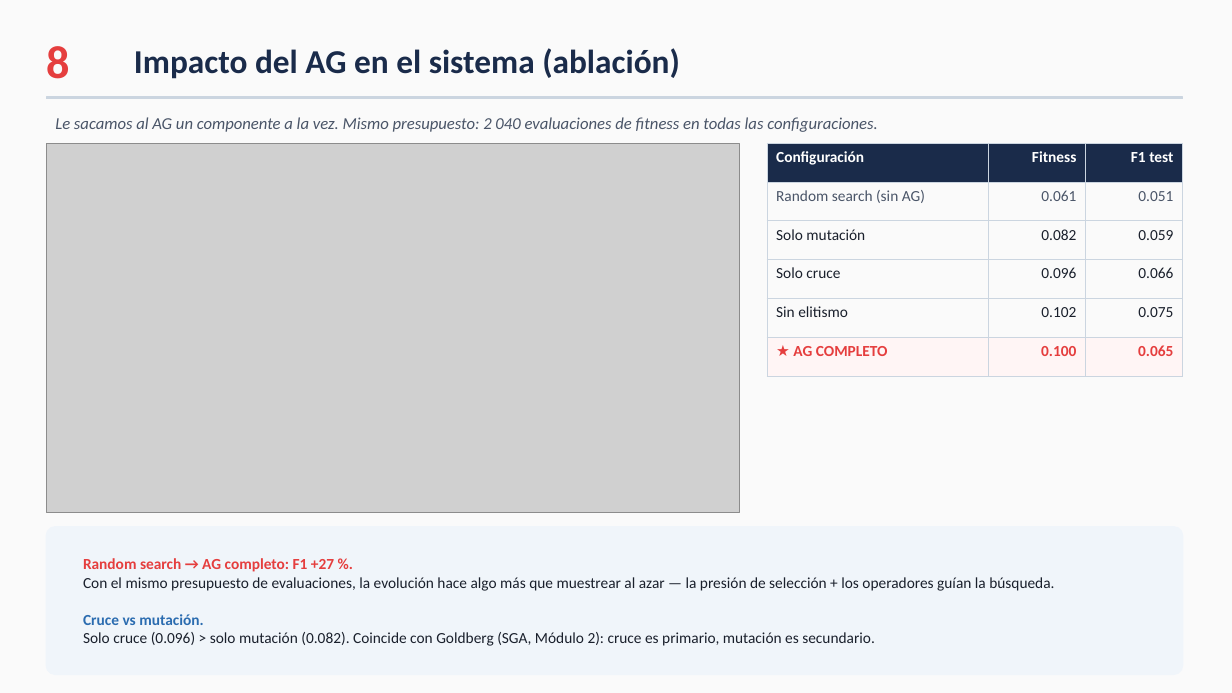
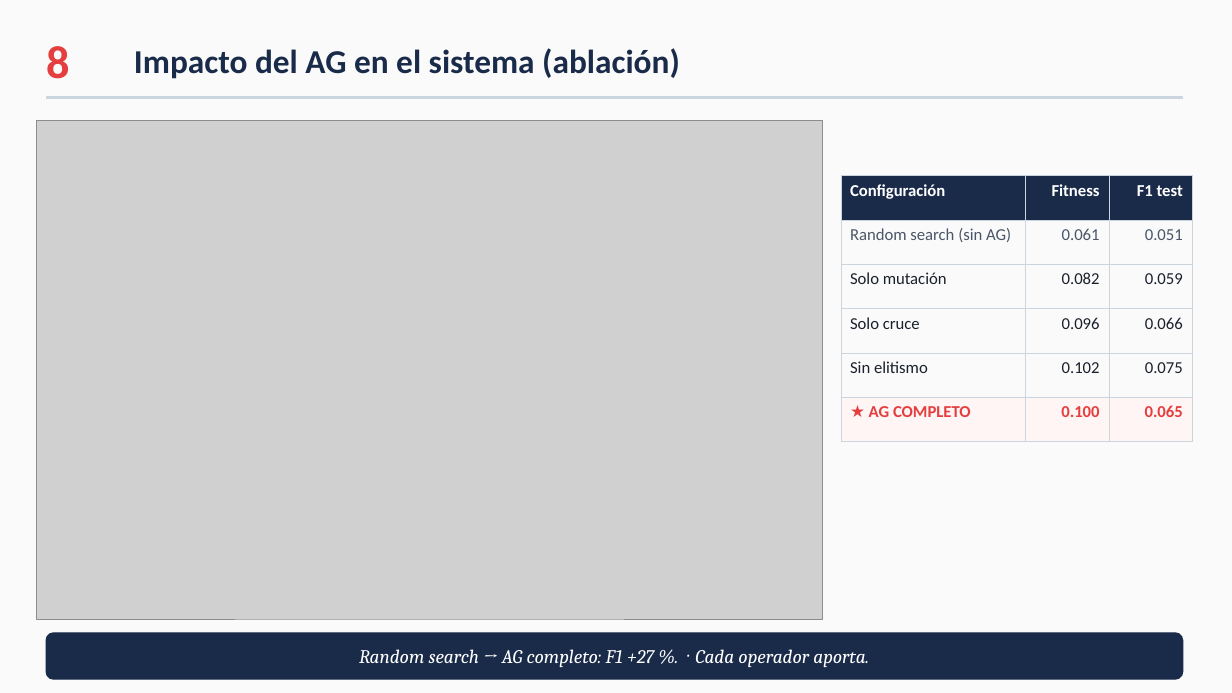
Before and after one commit to ccKabra/farmApp-TCE, a slide deck: slide 9 of PRESENTACION.pptx. Drawn at 1232x693 pixels with LibreOffice and Linux fonts; fonts in the diff are those of the drawing; grey boxes stand for pictures. Boxes give left, top, right and bottom in pixels: in the first picture for what was removed or moved away, otherwise in the second. Text is boxed around its words. In the diff, an @@ line names an element or a change of style, - is before the commit and + after.

```diff
--- a/PRESENTACION.pptx
+++ b/PRESENTACION.pptx
@@ text removed at [55,117,878,132] @@
-Le sacamos al AG un componente a la vez. Mismo presupuesto: 2 040 evaluaciones de fitness en todas las configuraciones.
@@ picture: place and size @@
-picture at [46,143,739,513]
+picture at [37,120,823,619]
@@ table at [841,176,1192,421] @@
@@ size 12 to 13 pt @@
@@ borders changed @@
@@ table: place and size @@
-table at [767,143,1183,376]
+table at [841,176,1192,421]
@@ text removed at [83,558,1054,646] @@
-Random search → AG completo: F1 +27 %.
-Con el mismo presupuesto de evaluaciones, la evolución hace algo más que muestrear al azar — la presión de selección + los operadores guían la búsqueda.
-Cruce vs mutación.
-Solo cruce (0.096) > solo mutación (0.082). Coincide con Goldberg (SGA, Módulo 2): cruce es primario, mutación es secundario.
@@ rounded rectangle: place and size @@
-rounded rectangle at [46,527,1183,675]
+rounded rectangle at [46,633,1183,679]
@@ rounded rectangle at [46,633,1183,679]: fill #F0F5FA to #1A2B4A; outline #F0F5FA 1 pt to #1A2B4A 1 pt; proportions changed @@
@@ text added at [359,649,869,667], 15 pt, text #FFFFFF, italic @@
+Random search → AG completo: F1 +27 %. · Cada operador aporta.
```
Also in this commit, not shown: 13 other slides changed, 18 other files.
